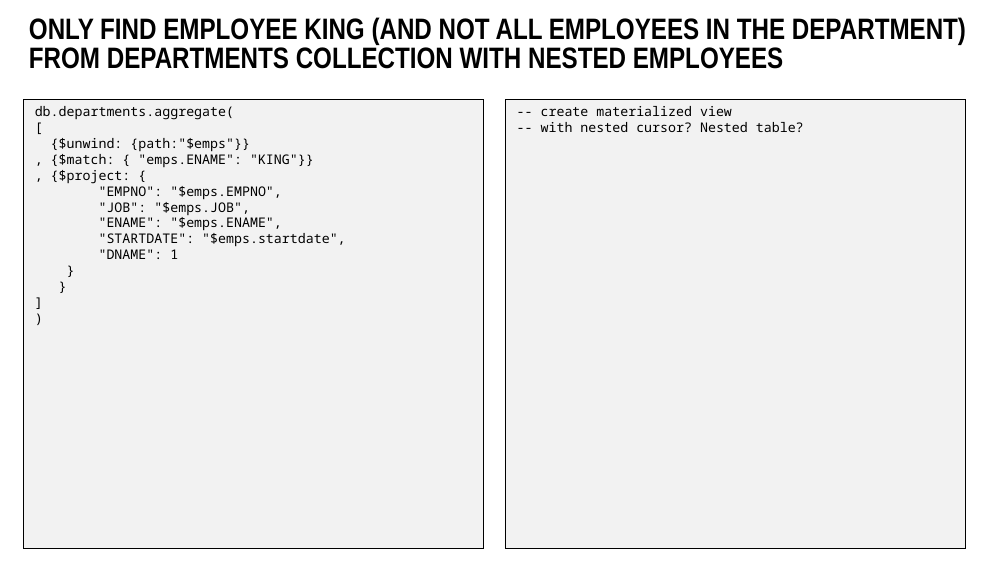
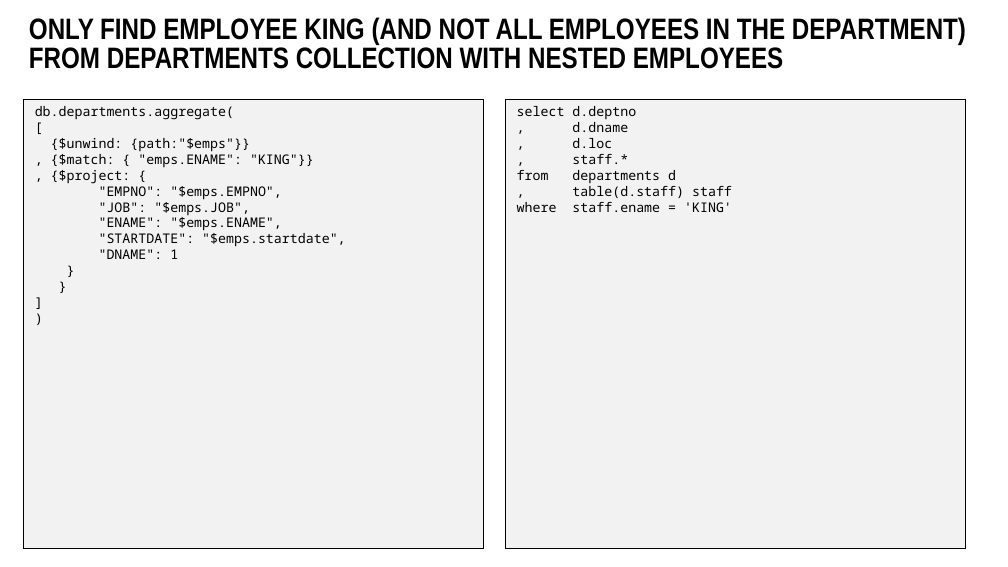
Before and after one commit to lucasjellema/sig-nosql-mongodb, a slide deck: slide 22 of mongodb-find-agg-vs-oracle-sql.pptx. Drawn at 1008x567 pixels with LibreOffice and Linux fonts; fonts in the diff are those of the drawing; background and template pictures are left out. Boxes give left, top, right and bottom in pixels: in the first picture for what was removed or moved away, otherwise in the second. Text is boxed around its words. In the diff, an @@ line names an element or a change of style, - is before the commit and + after.

Commit message:
Adding nested table and materialized view

```diff
--- a/mongodb-find-agg-vs-oracle-sql.pptx
+++ b/mongodb-find-agg-vs-oracle-sql.pptx
@@ text at (517,106,732,212): text changed @@
--- create materialized view
--- with nested cursor? Nested table?
+select d.deptno
+, d.dname
+, d.loc
+, staff.*
+from departments d
+, table(d.staff) staff
+where staff.ename = 'KING'
```
Also in this commit, not shown: 7 other slides changed, 1 other file.
